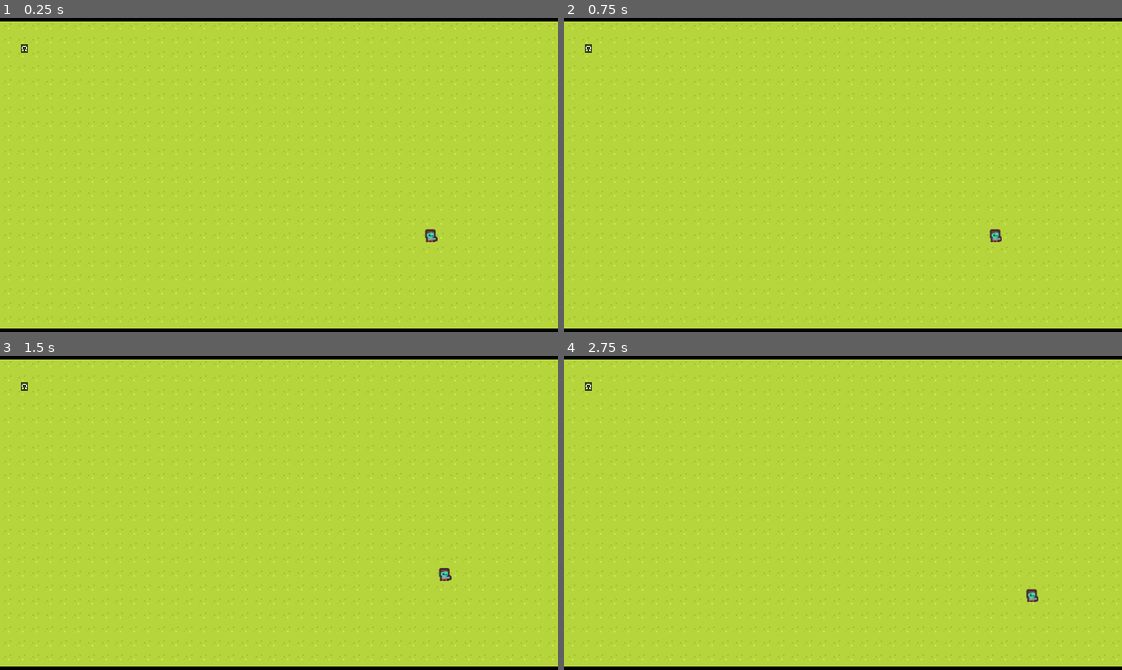
Above: before the commit, frames 1-4 (two rows, left to right).
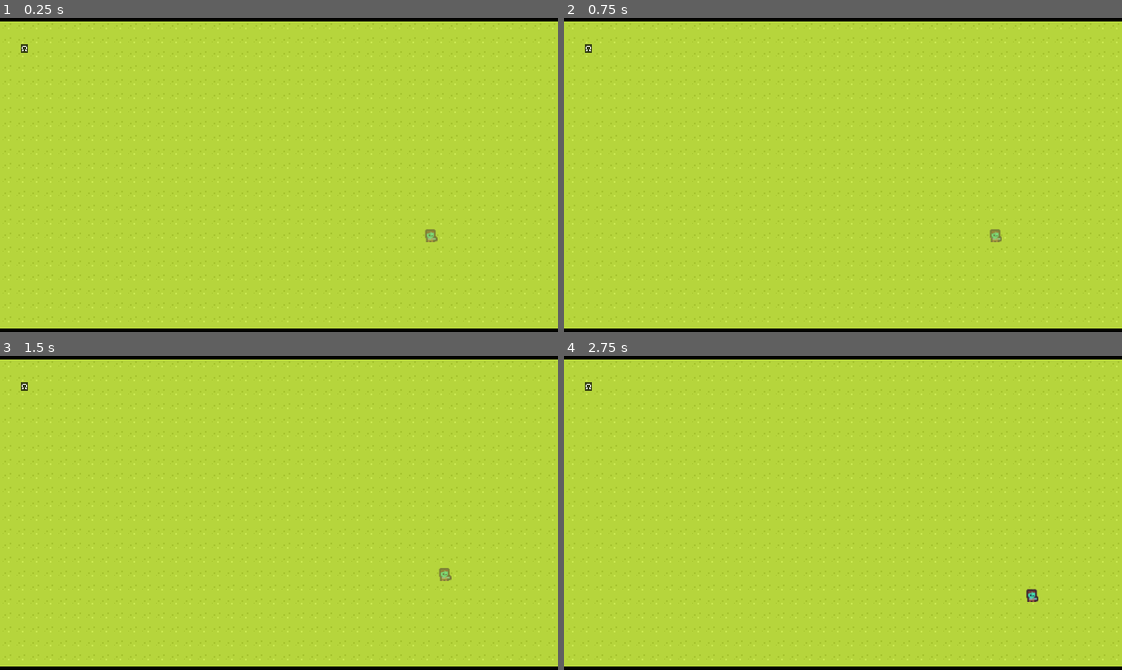
Above: after the commit, the same moments.

Repository: jackokring/here
Game: Godot game, scene res://Scenes/main.tscn
The game is run twice, just before and just after one commit, with the same random seed, the same clock (stepped at 60 frames per second) and the same inputs. Sound files missing from this copy of the repository are replaced by a short silence.
Inputs:
- Up to frame 1 (0.25 s): no input
- Up to frame 2 (0.75 s): tap Enter at 0.5 s; hold Right (ui_right) from 0.53 s (still down)
- Up to frame 3 (1.5 s): release Right (ui_right) at 1.28 s; hold Down (ui_down) from 1.28 s (still down)
- Up to frame 4 (2.75 s): release Down (ui_down) at 2.03 s; hold Right (ui_right) from 2.03 s (still down)

The runs differ from the first frame. In frame 1, less than 0.1% of the frame differs, in the area x 76-79%, y 67-72%; in frame 2, less than 0.1%; in frame 3, less than 0.1%, in the area x 78-81%, y 67-72%; in frame 4, nothing differs.

Commit message:
Get Loaded

Diff:
--- a/Scenes/player.tscn
+++ b/Scenes/player.tscn
@@ -38,3 +38,9 @@
 [node name="Bounce" type="AudioStreamPlayer2D" parent="."]
 stream = ExtResource("3_7j5p0")
 bus = &"SFX"
+
+[node name="Loading" type="Timer" parent="."]
+wait_time = 2.0
+one_shot = true
+
+[connection signal="timeout" from="Loading" to="." method="end_loader"]
--- a/Scripts/player.gd
+++ b/Scripts/player.gd
@@ -1,11 +1,22 @@
 extends RigidBody2D
+var loaded: bool = false
 
 # Called when the node enters the scene tree for the first time.
 func _ready() -> void:
 	body_shape_entered.connect(on_body_shape_entered)
 	contact_monitor = true
 	max_contacts_reported = 16
+	loader()
+
+func loader() -> void:
+	loaded = false
+	modulate = 0xffffff7f
+	$Loading.start()
 	position = Global.get_random_position(Global.rand)
+
+func end_loader() -> void:
+	modulate = 0xffffffff
+	loaded = true
 
 # Called every frame. 'delta' is the elapsed time since the previous frame.
 func _process(delta: float) -> void:
@@ -20,6 +31,7 @@
 
 # atlas pos collide
 func map_collide(atlas: Array[Vector2i], id: Vector2i) -> void:
+	# maybe not "loaded" delay for collides
 	match atlas:
 		Atlas.field:
 			match id:
@@ -29,6 +41,7 @@
 # body collide
 # use body for information exchange?
 func body_collide(kind: int, body: RigidBody2D):
+	# maybe not "loaded" delay for collides
 	match kind:
 		Body.PLAYER:
 			pass
